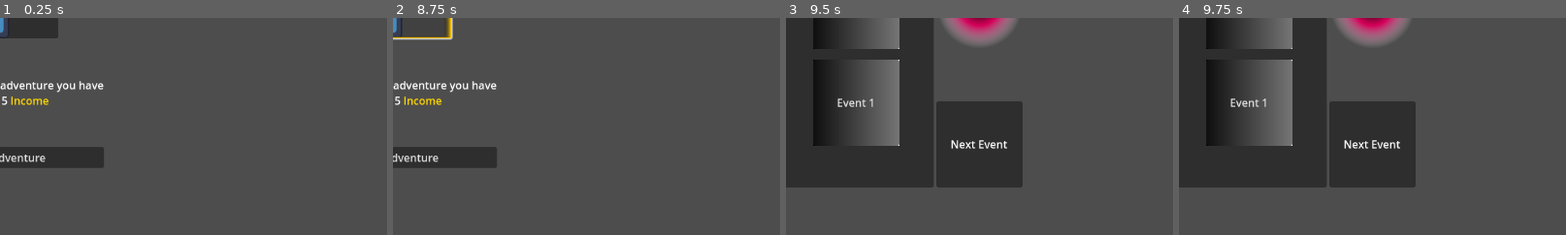
Above: before the commit, frames 1-4 (left to right).
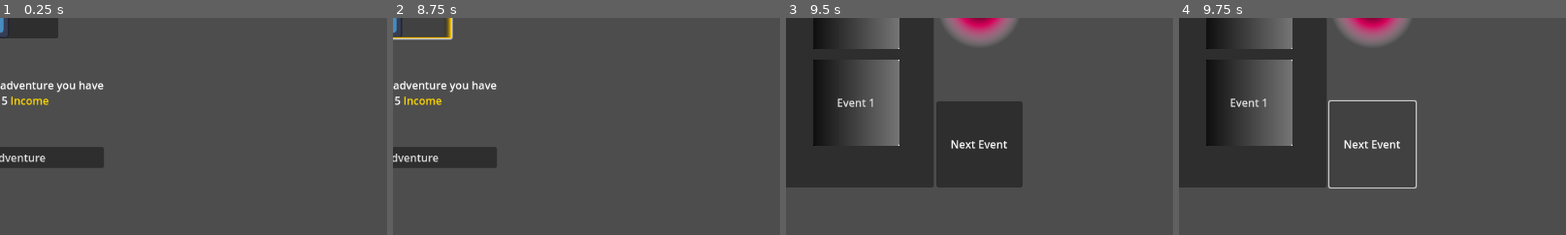
Above: after the commit, the same moments.

Repository: G-Raffiti/IdlerGame_Godot
Game: Godot game, scene res://pages/page_adventure/page_adventure.tscn
Two runs of this game, one before a commit and one after it. Both use one fixed random seed, a clock stepped at 60 frames per second and the inputs below. This scene is started directly instead of the project's main scene. The engine's default icon, where the game draws it, is replaced by a stand-in: a white triangle on a blue panel in a dark square.
Inputs (mouse positions are % of the whole screen's width and height, from its top left):
- Up to frame 1 (0.25 s): no input
- Up to frame 2 (8.75 s): click "Start Your Adventure" at 0.5 s; click "Start Your Adventure" at 1.25 s; click (32, 33) at 2 s; click (32, 42) at 2.75 s; click (32, 51) at 3.5 s; click (32, 33) at 4.25 s; click (32, 42) at 5 s; click (32, 51) at 5.75 s; click (32, 33) at 6.5 s; click (32, 42) at 7.25 s; click (32, 51) at 8 s
- Up to frame 3 (9.5 s): click "Start Your Adventure" at 8.75 s
- Up to frame 4 (9.75 s): click "Next Event" at 9.5 s
The pictures show only the part of the screen within x 33-83%, y 50-100%; the shares and areas given below are measured in that part.

Frames 1-3 are identical in both runs. In frame 4, 0.6% of the frame differs, in the area x 38-62%, y 37-79%.

Commit message:
[ADD] Custom Buttons

Diff:
--- /dev/null
+++ b/ui/button_image/button_image.gd
@@ -0,0 +1,43 @@
+@tool
+extends Control
+class_name ButtonImage
+
+signal pressed()
+
+@onready var _button: Button = %"Button"
+@onready var _image_node: TextureRect = %"TextureRect"
+@onready var _text_node: RichTextLabel = %"RichTextLabel"
+@onready var hover_image: NinePatchRect = %"NinePatchRect"
+
+@export var image: Texture2D:
+	get: return image
+	set(value):
+		image = value
+		if not is_inside_tree(): return
+		_image_node.texture = value
+
+@export var text: String:
+	get: return text
+	set(value):
+		text = value
+		if not is_inside_tree(): return
+		_text_node.text = value
+
+@export var text_tooltip: String:
+	get: return text_tooltip
+	set(value):
+		text_tooltip = value
+		if not is_inside_tree(): return
+		_button.tooltip_text = value
+
+func _ready() -> void:
+	_button.pressed.connect(func() -> void: pressed.emit())
+	_button.mouse_entered.connect(func() -> void: hover_image.visible = true)
+	_button.mouse_exited.connect(func() -> void: hover_image.visible = _button.button_pressed)
+	image = image
+	text = text
+	text_tooltip = text_tooltip
+	hover_image.visible = _button.button_pressed
+
+func _make_custom_tooltip(for_text: String) -> Object:
+	return Tooltip.make_custom_tooltip(for_text)
--- /dev/null
+++ b/ui/button_image/button_image.tscn
@@ -0,0 +1,69 @@
+[gd_scene load_steps=5 format=3 uid="uid://bfclbq123ivvr"]
+
+[ext_resource type="Script" uid="uid://b2e1xtpews10n" path="res://ui/button_image/button_image.gd" id="1_jfc1h"]
+[ext_resource type="Texture2D" uid="uid://dm1w5tfqifh8m" path="res://BazzarDBParser/Items_001-500_files/180px-Beta_Ray.png" id="2_ejm5n"]
+
+[sub_resource type="Gradient" id="Gradient_80b5j"]
+offsets = PackedFloat32Array(0.902821, 0.981191, 1)
+colors = PackedColorArray(1, 1, 1, 0, 1, 1, 1, 1, 1, 1, 1, 1)
+
+[sub_resource type="GradientTexture2D" id="GradientTexture2D_ejm5n"]
+gradient = SubResource("Gradient_80b5j")
+fill = 2
+fill_from = Vector2(0.5, 0.5)
+fill_to = Vector2(0.5, 0)
+
+[node name="ButtonImage" type="PanelContainer"]
+offset_right = 121.0
+offset_bottom = 43.0
+size_flags_horizontal = 4
+size_flags_vertical = 4
+mouse_filter = 2
+script = ExtResource("1_jfc1h")
+image = ExtResource("2_ejm5n")
+text = "Image Button"
+
+[node name="Button" type="Button" parent="."]
+unique_name_in_owner = true
+layout_mode = 2
+
+[node name="TextureRect" type="TextureRect" parent="."]
+unique_name_in_owner = true
+layout_mode = 2
+mouse_filter = 2
+texture = ExtResource("2_ejm5n")
+expand_mode = 1
+stretch_mode = 5
+
+[node name="NinePatchRect" type="NinePatchRect" parent="."]
+unique_name_in_owner = true
+visible = false
+layout_mode = 2
+texture = SubResource("GradientTexture2D_ejm5n")
+region_rect = Rect2(0, 0, 64, 64)
+patch_margin_left = 10
+patch_margin_top = 10
+patch_margin_right = 10
+patch_margin_bottom = 10
+axis_stretch_horizontal = 1
+axis_stretch_vertical = 1
+
+[node name="MarginContainer" type="MarginContainer" parent="."]
+layout_mode = 2
+mouse_filter = 2
+theme_override_constants/margin_left = 10
+theme_override_constants/margin_top = 10
+theme_override_constants/margin_right = 10
+theme_override_constants/margin_bottom = 10
+
+[node name="RichTextLabel" type="RichTextLabel" parent="MarginContainer"]
+unique_name_in_owner = true
+layout_mode = 2
+mouse_filter = 2
+bbcode_enabled = true
+text = "Image Button"
+fit_content = true
+scroll_active = false
+autowrap_mode = 0
+horizontal_alignment = 1
+vertical_alignment = 1
--- /dev/null
+++ b/ui/button_image/button_image_filled.tscn
@@ -0,0 +1,13 @@
+[gd_scene load_steps=2 format=3 uid="uid://wv3266ybrc3l"]
+
+[ext_resource type="PackedScene" uid="uid://bfclbq123ivvr" path="res://ui/button_image/button_image.tscn" id="1_chlhq"]
+
+[node name="ButtonImage" instance=ExtResource("1_chlhq")]
+clip_contents = true
+custom_minimum_size = Vector2(128, 128)
+
+[node name="TextureRect" parent="." index="1"]
+stretch_mode = 6
+
+[node name="RichTextLabel" parent="MarginContainer" index="0"]
+theme_override_constants/outline_size = 10
--- /dev/null
+++ b/ui/button_image/button_image_round.tscn
@@ -0,0 +1,83 @@
+[gd_scene load_steps=7 format=3 uid="uid://f06wiq7ftwh"]
+
+[ext_resource type="Script" uid="uid://b2e1xtpews10n" path="res://ui/button_image/button_image.gd" id="1_lcoi6"]
+[ext_resource type="Script" uid="uid://c2csvu467qobc" path="res://ui/button_rich/button_rich.gd" id="2_lcoi6"]
+
+[sub_resource type="Gradient" id="Gradient_nwn73"]
+offsets = PackedFloat32Array(0, 0.960258, 1)
+colors = PackedColorArray(1, 1, 1, 1, 1, 1, 1, 1, 0, 0, 0, 0)
+
+[sub_resource type="GradientTexture2D" id="GradientTexture2D_hg05d"]
+gradient = SubResource("Gradient_nwn73")
+width = 128
+height = 128
+fill = 1
+fill_from = Vector2(0.5, 0.5)
+fill_to = Vector2(0.5, 0)
+
+[sub_resource type="Gradient" id="Gradient_gqwv7"]
+offsets = PackedFloat32Array(0.930183, 0.95811, 0.990333)
+colors = PackedColorArray(1, 1, 1, 0, 1, 1, 1, 1, 0, 0, 0, 1)
+
+[sub_resource type="GradientTexture2D" id="GradientTexture2D_x6v0p"]
+gradient = SubResource("Gradient_gqwv7")
+width = 128
+height = 128
+fill = 1
+fill_from = Vector2(0.5, 0.5)
+fill_to = Vector2(0.5, 0)
+
+[node name="ButtonImageRound" type="TextureRect"]
+clip_children = 2
+texture = SubResource("GradientTexture2D_hg05d")
+script = ExtResource("1_lcoi6")
+
+[node name="ButtonImage" type="PanelContainer" parent="."]
+clip_contents = true
+custom_minimum_size = Vector2(128, 128)
+layout_mode = 0
+offset_right = 121.0
+offset_bottom = 43.0
+size_flags_horizontal = 4
+size_flags_vertical = 4
+mouse_filter = 2
+
+[node name="TextureRect" type="TextureRect" parent="ButtonImage"]
+unique_name_in_owner = true
+layout_mode = 2
+mouse_filter = 2
+expand_mode = 1
+stretch_mode = 6
+
+[node name="Button" type="Button" parent="ButtonImage"]
+unique_name_in_owner = true
+custom_minimum_size = Vector2(100, 50)
+layout_mode = 2
+script = ExtResource("2_lcoi6")
+button_text = "Button"
+
+[node name="RichTextLabel" type="RichTextLabel" parent="ButtonImage/Button"]
+unique_name_in_owner = true
+layout_mode = 1
+anchors_preset = 15
+anchor_right = 1.0
+anchor_bottom = 1.0
+grow_horizontal = 2
+grow_vertical = 2
+mouse_filter = 2
+theme_override_constants/outline_size = 10
+bbcode_enabled = true
+fit_content = true
+scroll_active = false
+autowrap_mode = 0
+horizontal_alignment = 1
+vertical_alignment = 1
+
+[node name="NinePatchRect" type="NinePatchRect" parent="ButtonImage"]
+unique_name_in_owner = true
+visible = false
+layout_mode = 2
+texture = SubResource("GradientTexture2D_x6v0p")
+region_rect = Rect2(0, 0, 128, 128)
+axis_stretch_horizontal = 1
+axis_stretch_vertical = 1
--- a/ui/button_rich/button.tscn
+++ b/ui/button_rich/button.tscn
@@ -17,6 +17,7 @@
 anchor_bottom = 1.0
 grow_horizontal = 2
 grow_vertical = 2
+mouse_filter = 2
 bbcode_enabled = true
 text = "Button"
 fit_content = true
--- a/ui/button_rich/button_rich.gd
+++ b/ui/button_rich/button_rich.gd
@@ -13,3 +13,6 @@
 
 func _ready() -> void:
     button_text = button_text
+
+func _make_custom_tooltip(for_text: String) -> Object:
+    return Tooltip.make_custom_tooltip(for_text)
Not shown, added: ui/button_image/button_image.gd.uid
